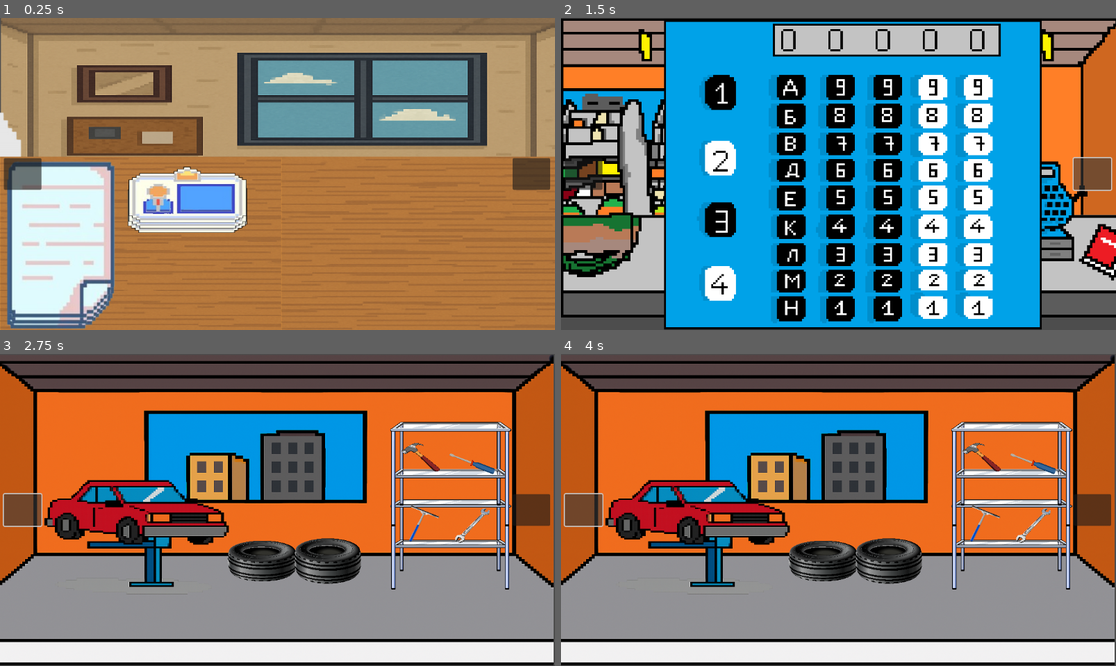
Above: before the commit, frames 1-4 (two rows, left to right).
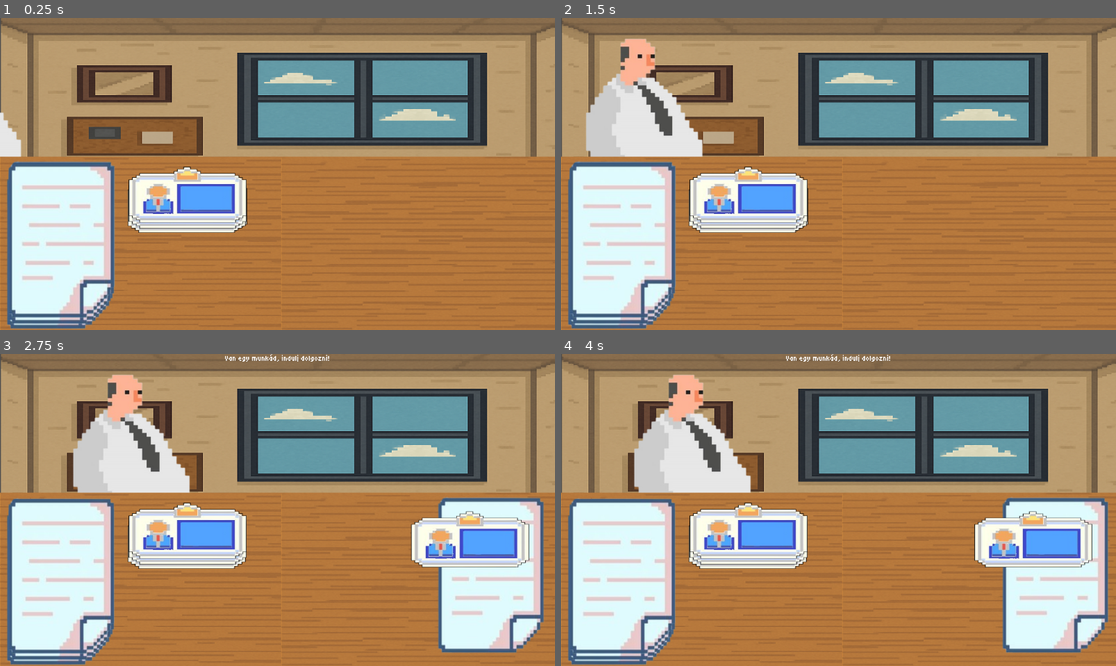
Above: after the commit, the same moments.

Repository: szsolt0/SzakGyak
Game: Godot game, scene res://scenes/office/Office.tscn
The game is run twice, just before and just after one commit, with the same random seed, the same clock (stepped at 60 frames per second) and the same inputs. Before the commit the project starts from res://scenes/game/Game.tscn.
Inputs (mouse positions are in pixels of both pictures, inside the frame that each line leads up to):
- Up to frame 1 (0.25 s): no input
- Up to frame 2 (1.5 s): click (583, 174) at 0.52 s; click (1093, 174) at 1.27 s
- Up to frame 3 (2.75 s): click (22, 510) at 2.02 s
- Up to frame 4 (4 s): click (1093, 510) at 2.77 s; click (583, 510) at 3.52 s

The runs differ from the first frame. In frame 1, 1.4% of the frame differs, in the area x 0-100%, y 44-56%; in frame 2, 98%; in frame 3, 99%, in the area x 0-100%, y 0-100%; in frame 4, 99%.

Commit message:
integrációs tesztek hozzáadva

Diff:
--- a/project.godot
+++ b/project.godot
@@ -11,7 +11,7 @@
 [application]
 
 config/name="SzakGyak"
-run/main_scene="uid://djjhx03dub6h2"
+run/main_scene="uid://brenq6kg8pnib"
 config/features=PackedStringArray("4.4", "Forward Plus")
 config/icon="res://icon.svg"
 
--- a/scenes/office/Office.tscn
+++ b/scenes/office/Office.tscn
@@ -14,7 +14,7 @@
 "texture": ExtResource("5_4g2wo")
 }],
 "loop": true,
-"name": &"default",
+"name": &"walk",
 "speed": 5.0
 }]
 
@@ -53,7 +53,7 @@
 position = Vector2(-698, -18)
 scale = Vector2(0.846976, 0.7609)
 sprite_frames = SubResource("SpriteFrames_3obsa")
-frame_progress = 0.452605
+animation = &"walk"
 
 [node name="Timer" type="Timer" parent="root/Boss"]
 
--- a/tests/test_game.gd
+++ b/tests/test_game.gd
@@ -2,21 +2,102 @@
 
 const Player = preload("res://scripts/player.gd")
 const Family = preload("res://scripts/family.gd")
+const MainNode = preload("res://scenes/office/office.gd")
 
-func test_game():
-	var piotr = Player.new("Piotr", 0, 50, 20, 10, 100, 5, 2)
-	assert_eq(piotr.get_player_name(), "Piotr")
-	assert_eq(piotr.get_hunger(), 50)
-	assert_eq(piotr.get_money(), 100)
+var main_node
 
+func before_each():
+	main_node = MainNode.new()
+	add_child(main_node)
 
-	var family_members = [
-		Family.new("Anna", 30),
-		Family.new("Marek", 20),
-		Family.new("Kasia", 40),
-		Family.new("Tomek", 25)
-	]
+	# --- Mock Boss ---
+	var boss = Node2D.new()
+	boss.name = "Boss"
+	var sprite = AnimatedSprite2D.new()
+	sprite.name = "AnimatedSprite2D"
+	boss.add_child(sprite)
+	main_node.add_child(boss)
+	main_node.boss = boss
 
-	# Assert a családtagokra is
-	for member in family_members:
-		assert(member != null)
+	# --- Mock Paper & Idcard ---
+	var paper = Node2D.new()
+	paper.name = "Paper"
+	main_node.add_child(paper)
+	main_node.paper = paper
+
+	var idcard = Node2D.new()
+	idcard.name = "Idcard"
+	main_node.add_child(idcard)
+	main_node.idcard = idcard
+
+	# --- Mock Text Layer & Label ---
+	var text_layer = CanvasLayer.new()
+	text_layer.name = "Text"
+	var label = Label.new()
+	label.name = "Label"
+	text_layer.add_child(label)
+	main_node.add_child(text_layer)
+	main_node.text_layer = text_layer
+	main_node.message_label = label
+
+	# --- Mock UI node ---
+	var ui_node = Node.new()
+	ui_node.name = "UI"
+	main_node.add_child(ui_node)
+	main_node.ui = ui_node
+
+	# --- Mock current_scene ---
+	var scene = Node2D.new()
+	scene.name = "MockScene"
+	main_node.add_child(scene)
+	main_node.current_scene = scene
+
+# --- Player teszt ---
+func test_player_creation():
+	var p = Player.new("Piotr", 0, 50, 20, 10, 100, 5, 2)
+	assert_eq(p.get_player_name(), "Piotr")
+	assert(p.get_description().length() > 0)
+
+# --- Family teszt ---
+func test_family_creation():
+	var f = Family.new("Mihalina", 0)
+	assert_eq(f.get_family_member_name(), "Mihalina")
+	assert(f.get_description().length() > 0)
+
+# --- UI loaded teszt ---
+func test_ui_loaded():
+	var ui_node = main_node.get_node_or_null("UI")
+	assert(ui_node != null)
+	assert_eq(ui_node.name, "UI")
+
+# --- Scene change teszt ---
+func test_scene_change():
+	main_node._change_scene = func(path):
+		var new_scene = Node2D.new()
+		new_scene.name = "OfficeScene"
+		main_node.current_scene = new_scene
+	main_node._change_scene("res://scenes/office/office.tscn")
+	assert(main_node.current_scene != null)
+	assert_eq(main_node.current_scene.name, "OfficeScene")
+
+# --- Invalid scene path teszt ---
+func test_scene_change_invalid_path():
+	main_node._change_scene = func(path):
+		main_node.current_scene = null
+	main_node._change_scene("res://scenes/nonexistent.tscn")
+	assert(main_node.current_scene == null)
+
+# --- Children count teszt ---
+func test_main_node_children():
+	assert(main_node.get_child_count() >= 1)
+
+# --- Boss event start teszt ---
+func test_boss_event_start():
+	main_node.start_boss_event(400)
+	assert(main_node.boss_moving == true)
+	assert(main_node.boss.get_node("AnimatedSprite2D") != null)
+
+# --- Show boss message teszt ---
+func test_show_boss_message():
+	main_node.show_boss_message("Hello!")
+	assert_eq(main_node.message_label.text, "Hello!")
